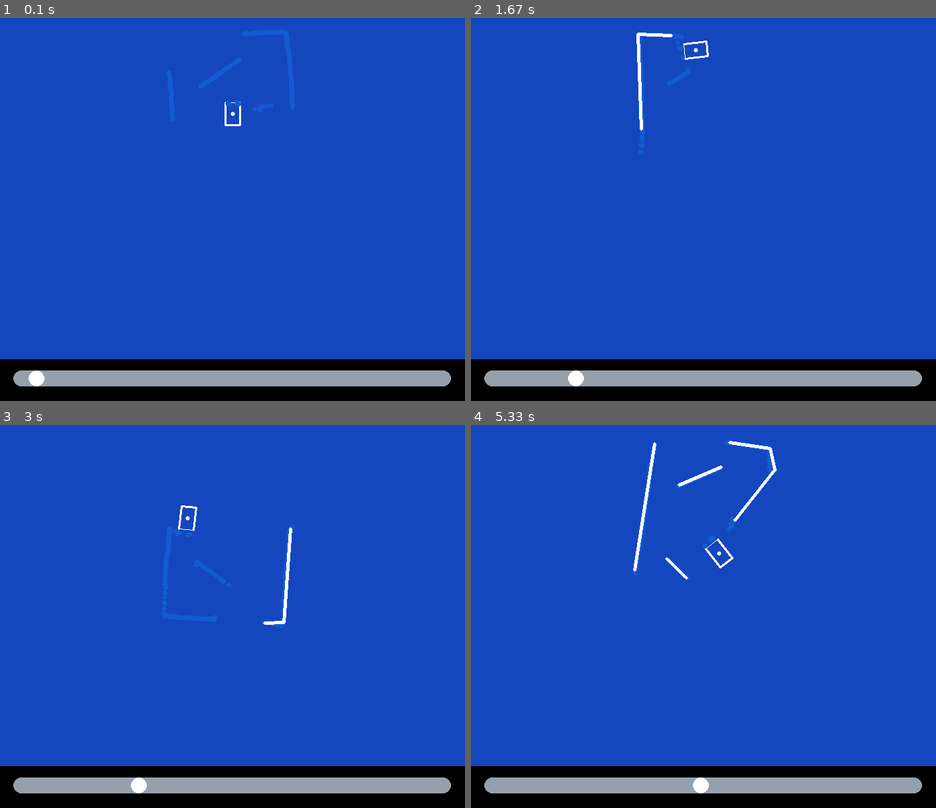
Above: before the commit, frames 1-4 (two rows, left to right).
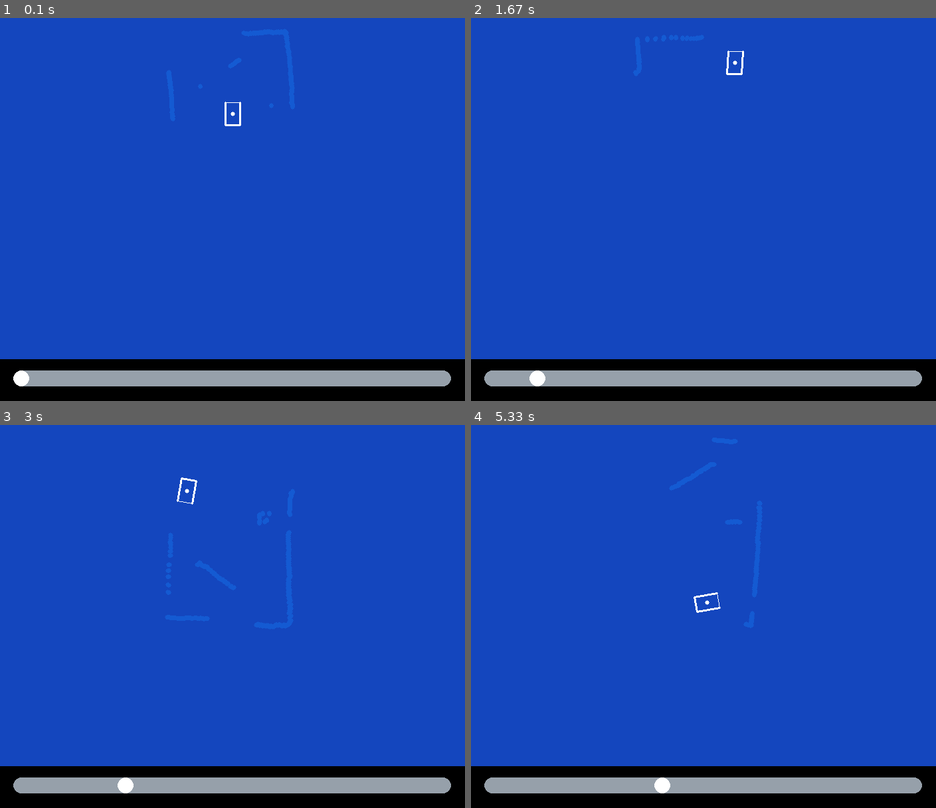
Above: after the commit, the same moments.

Repository: MarkT5/control_KUKA
Game: pygame game, started from Pygame_GUI/LIdar_sim.py
The game is run twice, just before and just after one commit, with the same random seed, the same clock (stepped at 60 frames per second) and the same inputs.
Inputs:
- Up to frame 1 (0.1 s): no input
- Up to frame 2 (1.67 s): tap Space at 0.33, 0.73, 1.03, 1.23, 1.57 s
- Up to frame 3 (3 s): tap Space at 1.87, 2.07, 2.37, 2.63, 2.97 s
- Up to frame 4 (5.33 s): tap Space at 3.27, 3.4, 3.8, 4.1, 4.47, 4.87, 5.17 s

The runs differ from the first frame. In frame 1, 0.2% of the frame differs, in the area x 2-52%, y 22-97%; in frame 2, 0.6%; in frame 3, 0.6%; in frame 4, 1.0%, in the area x 34-66%, y 4-97%.

Commit message:
15.12.2022 (lab end)

Diff:
--- a/Pygame_GUI/LIdar_sim.py
+++ b/Pygame_GUI/LIdar_sim.py
@@ -24,9 +24,11 @@
 
         self.move_body_scale = 60
         self.wall_lines = []
-        self.pause = False
-        self.space_clk = False
+        self.pause = True
+        self.old_keys = []
         self.step = True
+        self.show_plot = False
+        self.next_obj = False
 
         f = open(inp_file_name, "r")
         txt_log_data = f.read().split('\n')
@@ -89,25 +91,24 @@
         self.init_pygame()
         while self.screen.running:
             self.update_keys()
-            if self.step and not self.pause:
+            if self.step:
+                self.odom, self.lidar = self.log_data[self.log_data_ind]
+                self.m1_slider.set_val(self.log_data_ind)
                 self.step = False
-                self.body_pos_screen = np.copy(self.body_pos_background)
-                self.update_body_pos()
-
-                self.odom, self.lidar = self.log_data[self.log_data_ind]
-
-                self.m1_slider.set_val(self.log_data_ind)
-                self.update_lidar()
                 self.process_SLAM()
-
-                if self.log_data_ind + 1 < len(self.log_data):
-                    self.log_data_ind += 1
-                    self.step = True
-                else:
-                    self.Gauss_Newton()
-
+                self.update_screen()
+
+                if not self.pause:
+                    if self.log_data_ind + 1 < len(self.log_data):
+                        self.log_data_ind += 1
+                        self.step = True
+                    else:
+                        self.Gauss_Newton()
+                        self.draw_pg_map_from_graph()
             self.screen.step()
-            #self.clock.tick(10)
+            # self.clock.tick(10)
+
+
 
     def view(self, from_n, to_n):
         A = np.linalg.inv(from_n)
@@ -159,18 +160,16 @@
 
         if not object_coords:
             return
-        if math.sqrt((x - xo) ** 2 + (y - yo) ** 2) > 0.1 or abs(r - ro) > 0.1 or len(self.pose_graph) == 0:
-            # self.pose_graph.add_node(-1, self.odom, None, self.lidar)
+        if math.sqrt((x - xo) ** 2 + (y - yo) ** 2) > 0.01 or abs(r - ro) > 0.01 or len(self.pose_graph) == 0:
             if len(self.pose_graph) < 2:
                 self.pose_graph.add_node(-1, self.odom, None, self.lidar)
                 return
-
             _, cl_points = self.pose_graph.find_n_closest(-1, 300)
             if isinstance(cl_points, int):
                 cl_points = [cl_points]
 
             for obj in object_coords:
-                self.draw_line_from_point_cloud(obj)
+
                 peaks = douglas_peucker(obj, True)
                 for nn in cl_points:
                     if len(peaks[0]) >= 3:
@@ -181,28 +180,44 @@
                             weight_vector = self.generate_weight_vector(peaks)
                             icp_out = icp(obj[peaks[0][0]:peaks[0][-1]], np.array(self.pose_graph[nn, "object"]),
                                           weight_vector=[weight_vector])
+                            self.update_screen()
+                            self.draw_line_from_point_cloud(obj[peaks[0][0]:peaks[0][-1]])
+                            self.draw_line_from_point_cloud(self.pose_graph[nn, "object"], (255, 0, 0))
                             # draw icp
-                            if icp_out[-1] and icp_out[-1] < 0.02:
+                            if icp_out[-1] and icp_out[-1] < 0.03:
                                 err = self.pose_graph.pos_vector_from_homogen_matrix(icp_out[0])
-                                if err[0] ** 2 + err[1] ** 2 > 2 or abs(err[2]) > 0.8:
-                                    return
+                                if err[0] ** 2 + err[1] ** 2 > 0.4 or abs(err[2]) > 0.8:
+                                    continue
                                 print(err, icp_out[-1])
-                                corrected_odom = self.pose_graph.undo_lidar(np.dot(icp_out[0], self.pose_graph[-1, "lidar_mat_pos"]).astype(np.double))
+                                corrected_odom = self.pose_graph.undo_lidar(
+                                    np.dot(icp_out[0], self.pose_graph[-1, "lidar_mat_pos"]).astype(np.double))
                                 if nn == len(self.pose_graph) - 2:
-                                    self.pose_graph[nn, "edge", -1] = (corrected_odom, np.array([[0.001, 0, 0], [0, 0.001, 0], [0, 0, 0.001]]))  # [parent, "edge", child] = value
+                                    self.pose_graph[nn, "edge", -1] = (corrected_odom, np.array(
+                                        [[0.001, 0, 0], [0, 0.001, 0],
+                                         [0, 0, 0.0001]]))  # [parent, "edge", child] = value
                                 else:
-                                    self.pose_graph.add_edge(nn, corrected_odom, -1, np.array([[0.001, 0, 0], [0, 0.001, 0], [0, 0, 0.001]]))
+                                    self.pose_graph.add_edge(nn, corrected_odom, -1,
+                                                             np.array([[0.001, 0, 0], [0, 0.001, 0], [0, 0, 0.0001]]))
                                 self.pose_graph[-1, "object"] = obj[peaks[0][0]:peaks[0][-1]]
-                                if False:
-                                    pyplot.plot([p[0] for p in obj[peaks[0][0]:peaks[0][-1]]], [p[1] for p in obj[peaks[0][0]:peaks[0][-1]]], 'o',
-                                              label='points 2')
-                                    converted = np.concatenate(split_objects([np.dot(icp_out[0], self.pose_graph[-1, "lidar_mat_pos"]), self.lidar]))
-                                    pyplot.plot([p[0] for p in converted], [p[1] for p in converted], 'o', label='converted')
-                                    pyplot.plot([p[0] for p in self.pose_graph[nn, "object"]], [p[1] for p in self.pose_graph[nn, "object"]], '.', label='src')
+                                if self.show_plot:
+                                    pyplot.plot([p[0] for p in obj[peaks[0][0]:peaks[0][-1]]],
+                                                [p[1] for p in obj[peaks[0][0]:peaks[0][-1]]], 'o',
+                                                label='points 2')
+                                    converted = np.concatenate(split_objects(
+                                        [np.dot(icp_out[0], self.pose_graph[-1, "lidar_mat_pos"]), self.lidar]))
+                                    pyplot.plot([p[0] for p in converted], [p[1] for p in converted], 'o',
+                                                label='converted')
+                                    pyplot.plot([p[0] for p in self.pose_graph[nn, "object"]],
+                                                [p[1] for p in self.pose_graph[nn, "object"]], '.', label='src')
                                     pyplot.axis('equal')
                                     pyplot.legend(numpoints=1)
                                     pyplot.show()
-                                return
+                            #while not self.next_obj:
+                            #    self.update_keys()
+                            #    self.screen.step()
+                            #    self.clock.tick(10)
+                            #self.next_obj = False
+            self.show_plot = False
             if math.sqrt((x - xo) ** 2 + (y - yo) ** 2) > 0.2 or abs(r - ro) > 0.3 and not node_created:
                 self.pose_graph.add_node(-1, self.odom, None, self.lidar)
             self.last_odom = self.odom
@@ -249,8 +264,8 @@
                     Jij = self.Jacobian(i, j)
                     A, B = Jij
                     # print(i, j, err)
-                    OM = np.eye(3) * self.pose_graph.edge_cov(i,j)
-                    #if self.pose_graph.edge_cov(i,j) > 0.4:
+                    OM = np.eye(3) * self.pose_graph.edge_cov(i, j)
+                    # if self.pose_graph.edge_cov(i,j) > 0.4:
                     #    print(i, j, err)
 
                     # print("err.T @ A")
@@ -308,29 +323,43 @@
     def draw_map_from_graph(self):
         map = np.concatenate(split_objects([self.pose_graph[1, "lidar_mat_pos"], self.pose_graph[1, "lidar"]]), axis=0)
         for i in range(1, len(self.pose_graph)):
-            new = np.concatenate(split_objects([self.pose_graph[i, "lidar_mat_pos"], self.pose_graph[i, "lidar"]]), axis=0)
+            new = np.concatenate(split_objects([self.pose_graph[i, "lidar_mat_pos"], self.pose_graph[i, "lidar"]]),
+                                 axis=0)
             map = np.append(map, new, axis=0)
         pyplot.plot([p[0] for p in map], [p[1] for p in map], '.', label=f'new {2}')
         print(map.shape)
 
+    def draw_pg_map_from_graph(self):
+        for i in range(1, len(self.pose_graph)):
+            self.draw_lidar(self.pose_graph[i, "pos"], self.pose_graph[i, "lidar"], (255,255,255))
+
+
+    def update_screen(self):
+        self.body_pos_screen = np.copy(self.body_pos_background)
+        self.update_body_pos()
+        self.update_lidar()
+
     def update_keys(self):
         """
         checks pressed keys and configure commands to send according to pressed keys
         :return:
         """
         pressed_keys = self.screen.pressed_keys
-        if pg.K_SPACE in pressed_keys:
-            if not self.space_clk:
+        if self.old_keys != pressed_keys:
+            if pg.K_SPACE in pressed_keys:
+                self.step = True
                 self.pause = not self.pause
-                self.space_clk = True
-        elif pg.K_SPACE not in pressed_keys:
-            self.space_clk = False
-        if pg.K_LEFT in pressed_keys:
-            self.log_data_ind -= 1
-            self.step = True
-        if pg.K_RIGHT in pressed_keys:
-            self.log_data_ind += 1
-            self.step = True
+            if pg.K_LEFT in pressed_keys:
+                self.log_data_ind -= 1
+                self.step = True
+            if pg.K_RIGHT in pressed_keys:
+                self.log_data_ind += 1
+                self.step = True
+            if pg.K_p in pressed_keys:
+                self.show_plot = True
+            if pg.K_n in pressed_keys:
+                self.next_obj = True
+            self.old_keys = pressed_keys[:]
 
     def update_lidar(self):
         """
@@ -341,17 +370,16 @@
         lidar = self.lidar
         self.draw_lidar(odom, lidar)
 
-    def draw_lidar(self, odom, lidar):
+    def draw_lidar(self, odom, lidar, color=(20, 90, 210)):
         x, y, ang = odom
         if lidar:
             cent_y, cent_x = y * self.move_body_scale + self.width // 2, -x * self.move_body_scale + self.width // 2
             cent_y = int(cent_y - 0.3 * self.move_body_scale * math.cos(ang + math.pi / 2))
             cent_x = int(cent_x - 0.3 * self.move_body_scale * math.sin(ang + math.pi / 2))
-            for l in range(0, len(lidar), 1):
-                if not 0.01 < lidar[l] < 5.5:
+            for l in range(0, len(lidar)):
+                if not 0.9 < lidar[l] < 5.5:
                     continue
-                color = (0, max(255, 255 - int(45.5 * l)), min(255, int(45.5 * l)))
-                color = (20, 90, 210)
+                #color = (0, max(255, 255 - int(45.5 * l)), min(255, int(45.5 * l)))
                 cv2.ellipse(self.body_pos_screen, (cent_y, cent_x),
                             (int(lidar[l] * self.move_body_scale), int(lidar[l] * self.move_body_scale)),
                             math.degrees(ang), 30 + int(-240 / len(lidar) * l), 30 + int(-240 / len(lidar) * (l + 1)),
--- a/Slam_test.py
+++ b/Slam_test.py
@@ -372,7 +372,7 @@
 
 
 def douglas_peucker(points, only_peaks=False):
-    iters = 20
+    iters = 4
     min_weight = iters * len(points) // 15
     point_list = [0, len(points) - 1]
     weights = [0]
--- a/calibrate_odom.py
+++ b/calibrate_odom.py
@@ -1,5 +1,6 @@
 import cv2
 import numpy as np
+import scipy
 
 
 def mouse(event, x, y, flags, param):
@@ -7,46 +8,103 @@
     if event == 1:
         mouseX, mouseY = x, y
         if conv.any():
-            new = np.dot(conv, np.array([[x, y, 1, 1]]).T)
-            print(new / new[3])
+            new = np.dot(conv, np.array([[x, y, 1]]).T)
+            print(new / new[-1])
         if vid_coords.any():
-            vid_coords = np.append(vid_coords, np.array([[x, y, 1, 1]]), axis=0)
+            vid_coords = np.append(vid_coords, np.array([[x, y, 1]]), axis=0)
         else:
-            vid_coords = np.array([[x, y, 1, 1]])
+            vid_coords = np.array([[x, y, 1]])
 
 
 vid_coords = np.array(False)
-conv = np.array(False)
-corners_coords = np.array([[0, 0, 1, 1], [3.3, 0, 1, 1], [3.3, 3.3, 1, 1], [0, 3.3, 1, 1]])
 
+corners_coords = np.array([[0, 0, 1], [3300, 0, 1], [3300, 3300, 1], [0, 3300, 1]])
 mouseX, mouseY = 0, 0
 vid = cv2.VideoCapture(0)
 cv2.namedWindow('image')
 cv2.setMouseCallback('image', mouse)
-vid.set(cv2.CAP_PROP_FRAME_WIDTH, 1920)
-vid.set(cv2.CAP_PROP_FRAME_HEIGHT, 1080)
+vid.set(cv2.CAP_PROP_FRAME_WIDTH, 960)
+vid.set(cv2.CAP_PROP_FRAME_HEIGHT, 540)
 vid.set(cv2.CAP_PROP_FPS, 30)
-vid.set(cv2.CAP_PROP_FOURCC,cv2.VideoWriter_fourcc(*'MJPG'))
+vid.set(cv2.CAP_PROP_FOURCC, cv2.VideoWriter_fourcc(*'MJPG'))
+
+blue_lower_bound = np.array([71, 70, 70])
+blue_upper_bound = np.array([133, 246, 200])
+yellow_lower_bound = np.array([12, 66, 87])
+yellow_upper_bound = np.array([29, 255, 255])
+
+conv = np.array(False)
+#conv = np.array([[8.53725016e-02, -9.49768794e+00, 4.92895853e+03],
+#                 [-8.49742837e+00, 3.81768521e+00, 5.58478086e+03],
+#                 [-1.30828431e-04, 2.47205973e-03, 1.00000000e+00]])
+if not conv.any():
+    while True:
+        ret, frame = vid.read()
+        if vid_coords.any():
+            for i in range(vid_coords.shape[0]):
+                cv2.circle(frame, (vid_coords[i, 0], vid_coords[i, 1]), 5, (255, 0, 0), -1)
+            if vid_coords.shape[0] == 4:
+                break
+        cv2.imshow('image', frame)
+        if cv2.waitKey(1) & 0xFF == ord('q'):
+            break
+
+    # calculate HOMOGRAPHY
+    A = []
+    for i in range(4):
+        xs, ys, _ = vid_coords[i, :]
+        xd, yd, _ = corners_coords[i, :]
+        A.append([xs, ys, 1, 0, 0, 0, -xd * xs, -xd * ys, -xd])
+        A.append([0, 0, 0, xs, ys, 1, -yd * xs, -yd * ys, -yd])
+
+    A = np.array(A)
+    conv = scipy.linalg.eig(A.T @ A)[1][:, -1]
+    conv /= conv[-1]
+    conv = conv.reshape(3, 3)
+    print(conv)
+
+# draw test rectangle
+test_rect = (np.linalg.inv(conv) @ corners_coords.T).T
+tr_del = test_rect[:, 2]
+test_rect = test_rect[:, :2]
+tr1, tr2, tr3, tr4 = test_rect
+test_rect = np.array([tr1 / tr_del[0], tr2 / tr_del[1], tr3 / tr_del[2], tr4 / tr_del[3]], np.int32)
+
+
+def find_robot(hsv):
+    mask = cv2.inRange(hsv, blue_lower_bound, blue_upper_bound)
+    mask = cv2.GaussianBlur(mask, (15, 15), 0)
+    ret, mask = cv2.threshold(mask, 95, 255, cv2.THRESH_BINARY)
+    M = cv2.moments(mask)
+    try:
+        cent_X = int(M["m10"] / M["m00"])
+        cent_Y = int(M["m01"] / M["m00"])
+    except:
+        cent_X = 0
+        cent_Y = 0
+    mask = cv2.inRange(hsv, yellow_lower_bound, yellow_upper_bound)
+    mask = cv2.GaussianBlur(mask, (15, 15), 0)
+    ret, mask = cv2.threshold(mask, 95, 255, cv2.THRESH_BINARY)
+    M = cv2.moments(mask)
+    try:
+        back_X = int(M["m10"] / M["m00"])
+        back_Y = int(M["m01"] / M["m00"])
+    except:
+        back_X = 0
+        back_Y = 0
+    return cent_X, cent_Y, back_X, back_Y
+
+
 while True:
     ret, frame = vid.read()
-    if vid_coords.any():
-        for i in range(vid_coords.shape[0]):
-            cv2.circle(frame, (vid_coords[i, 0], vid_coords[i, 1]), 5, (255, 0, 0), -1)
-        if vid_coords.shape[0] == 4:
-            break
+    hsv = cv2.cvtColor(frame, cv2.COLOR_BGR2HSV)
+    frame = cv2.polylines(frame, [test_rect], True, (255, 255, 255), 1)
+    cent_X, cent_Y, back_X, back_Y = find_robot(hsv)
+    cv2.circle(frame, (cent_X, cent_Y), 2, (255, 255, 255), -1)
+    cv2.circle(frame, (back_X, back_Y), 2, (255, 255, 0), -1)
     cv2.imshow('image', frame)
     if cv2.waitKey(1) & 0xFF == ord('q'):
         break
-print(vid_coords.T)
-print(corners_coords.T)
-print()
-conv = np.dot(corners_coords.T, np.linalg.pinv(vid_coords.T))
-conv /= conv[3, 3]
-print(conv)
-while True:
-    ret, frame = vid.read()
-    cv2.imshow('image', frame)
-    if cv2.waitKey(1) & 0xFF == ord('q'):
-        break
+
 vid.release()
 cv2.destroyAllWindows()
--- a/detection_0.py
+++ b/detection_0.py
@@ -3,9 +3,6 @@
 import cv2
 import numpy as np
 
-from KUKA import KUKA
-
-robot = KUKA(ros=False)
 
 hu = 255
 su = 255
@@ -57,9 +54,15 @@
     global blur
     blur = max(1, val * 2 + 1)
 
+vid = cv2.VideoCapture(0)
+vid.set(cv2.CAP_PROP_FRAME_WIDTH, 960)
+vid.set(cv2.CAP_PROP_FRAME_HEIGHT, 540)
+vid.set(cv2.CAP_PROP_FPS, 30)
+vid.set(cv2.CAP_PROP_FOURCC, cv2.VideoWriter_fourcc(*'MJPG'))
 
 def cerare_trackbar_window():
-    cv2.imshow("new", robot.cam)
+    blank_image = np.zeros(shape=[3, 1800, 3], dtype=np.uint8)
+    cv2.imshow("new",blank_image)
     cv2.createTrackbar('hu', "new", 255, 255, change_hu)
     cv2.createTrackbar('su', "new", 255, 255, change_su)
     cv2.createTrackbar('vu', "new", 255, 255, change_vu)
@@ -69,61 +72,36 @@
     cv2.createTrackbar('thl', "new", 0, 255, change_thl)
     cv2.createTrackbar('blur', "new", 0, 10, change_blur)
 
+#lower_bound = np.array([26, 244, 191])
+#upper_bound = np.array([21, 153, 120])
 
-m1_ang = 0
-m4_ang = -90
-update = 0
-flag_x = 0
-flag_y = 0
-cube_x = 0
-cube_y = 0
+#hu = 109
+#su = 197
+#vu = 138
+#hl = 103
+#sl = 143
+#vl = 90
+#thu = 255
+#thl = 0
+#blur = 1
 
+cerare_trackbar_window()
+while 1:
+    ret, frame = vid.read()
+    #blue_lower_bound = np.array([103, 143, 90])
+    #blue_upper_bound = np.array([109, 197, 138])
+    # yellow_lower_bound = np.array([14, 17, 172])
+    # yellow_upper_bound = np.array([29, 164, 205])
+    lower_bound = np.array([hl, sl, vl])
+    upper_bound = np.array([hu, su, vu])
 
-k = 0.001
-try:
-    time.sleep(1)
-    robot.move_arm(0, 20, -80, -90, 0, 2)
-    time.sleep(3)
-    while 1:
-        height, width = robot.cam.shape[:2]
-        # lower_bound = np.array([hl, sl, vl])
-        # upper_bound = np.array([hu, su, vu])
+    hsv = cv2.cvtColor(frame, cv2.COLOR_BGR2HSV)
+    mask = cv2.inRange(hsv, lower_bound, upper_bound)
+    mask = cv2.GaussianBlur(mask, (15, 15), 0)
+    ret, mask = cv2.threshold(mask, 95, 255, cv2.THRESH_BINARY)
+    res = cv2.bitwise_and(frame, frame, mask=mask)
 
-        lower_bound = np.array([11, 125, 84])
-        upper_bound = np.array([23, 255, 255])
-
-        hsv = cv2.cvtColor(robot.cam, cv2.COLOR_BGR2HSV)
-        mask = cv2.inRange(hsv, lower_bound, upper_bound)
-        mask = cv2.GaussianBlur(mask, (15, 15), 0)
-        ret, mask = cv2.threshold(mask, 95, 255, cv2.THRESH_BINARY)
-        try:
-            M = cv2.moments(mask)
-            cX = int(M["m10"] / M["m00"])
-            cY = int(M["m01"] / M["m00"])
-
-            cv2.circle(robot.cam, (cX, cY), 5, (255, 255, 255), -1)
-
-            cube_x = cX - width / 2
-            cube_y = -cY + height / 2
-        except:
-            cube_x = 0
-            cube_y = 0
-
-        speed_x = cube_x*k
-        speed_y = cube_y*k
-        m1_ang = min(m1_ang - speed_x, 180)
-        m4_ang = max(m4_ang + speed_y, -90)
-        robot.move_arm(m1=m1_ang, m4=m4_ang)
-        update = 0
-        cv2.imshow("camera", robot.cam)
-        update += 1
-        if cv2.waitKey(5) == 27:
-            cv2.destroyAllWindows()
-            robot.disconnect()
-            break
-
-except Exception as e:
-    print(e)
-    cv2.destroyAllWindows()
-    time.sleep(2)
-    robot.disconnect()
+    cv2.imshow("camera", res)
+    if cv2.waitKey(5) == 27:
+        cv2.destroyAllWindows()
+        break
--- a/pose_graph.py
+++ b/pose_graph.py
@@ -149,7 +149,7 @@
             self.pos = np.append(self.pos, [pos], axis=0).astype(np.double)
         self.node_num += 1
 
-    def add_edge(self, parent_id, to_n, child_id, cov=np.array([[0.1, 0, 0], [0, 0.1, 0], [0, 0, 0.6]])):
+    def add_edge(self, parent_id, to_n, child_id, cov=np.array([[0.3, 0, 0], [0, 0.3, 0], [0, 0, 0.8]])):
         parent_id = int(parent_id)
         child_id = int(child_id)
         if child_id < 0:
